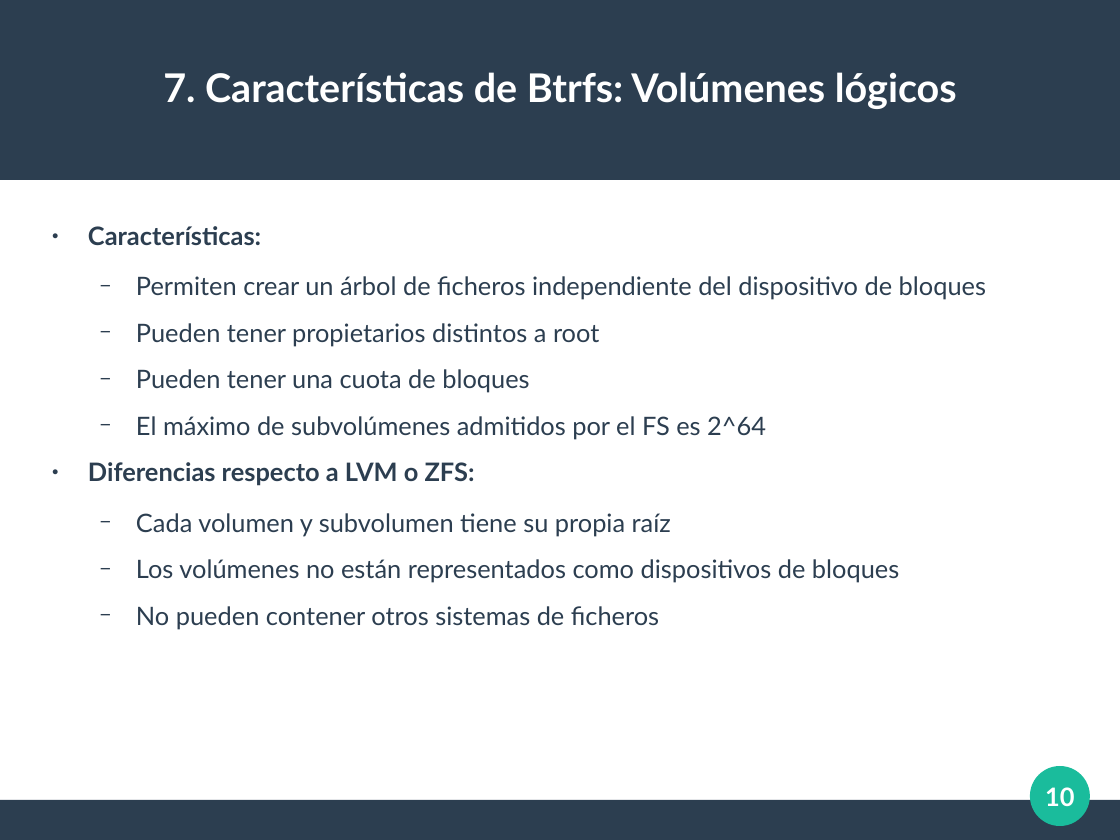
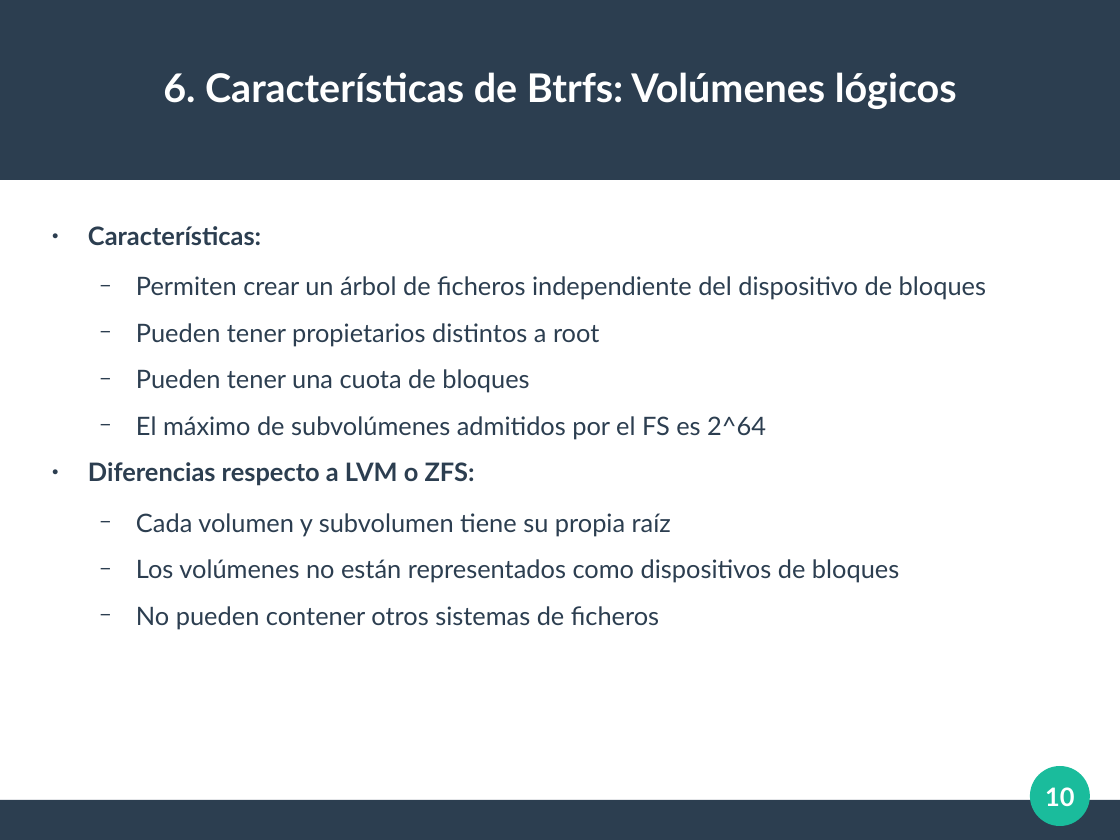
Before and after one commit to AlmuHS/Practicas_AdminServidores, a slide deck: slide 10 of Trabajo_Btrfs/Presentacion_Btrfs.odp. Drawn at 1120x840 pixels with LibreOffice and Linux fonts; fonts in the diff are those of the drawing. Boxes give left, top, right and bottom in pixels: in the first picture for what was removed or moved away, otherwise in the second. Text is boxed around its words. In the diff, an @@ line names an element or a change of style, - is before the commit and + after.

```diff
--- a/Trabajo_Btrfs/Presentacion_Btrfs.odp
+++ b/Trabajo_Btrfs/Presentacion_Btrfs.odp
@@ title at <box>163,72,957,109</box>: text changed @@
-7. Características de Btrfs: Volúmenes lógicos
+6. Características de Btrfs: Volúmenes lógicos
```
Also in this commit, not shown: 14 other slides changed.
